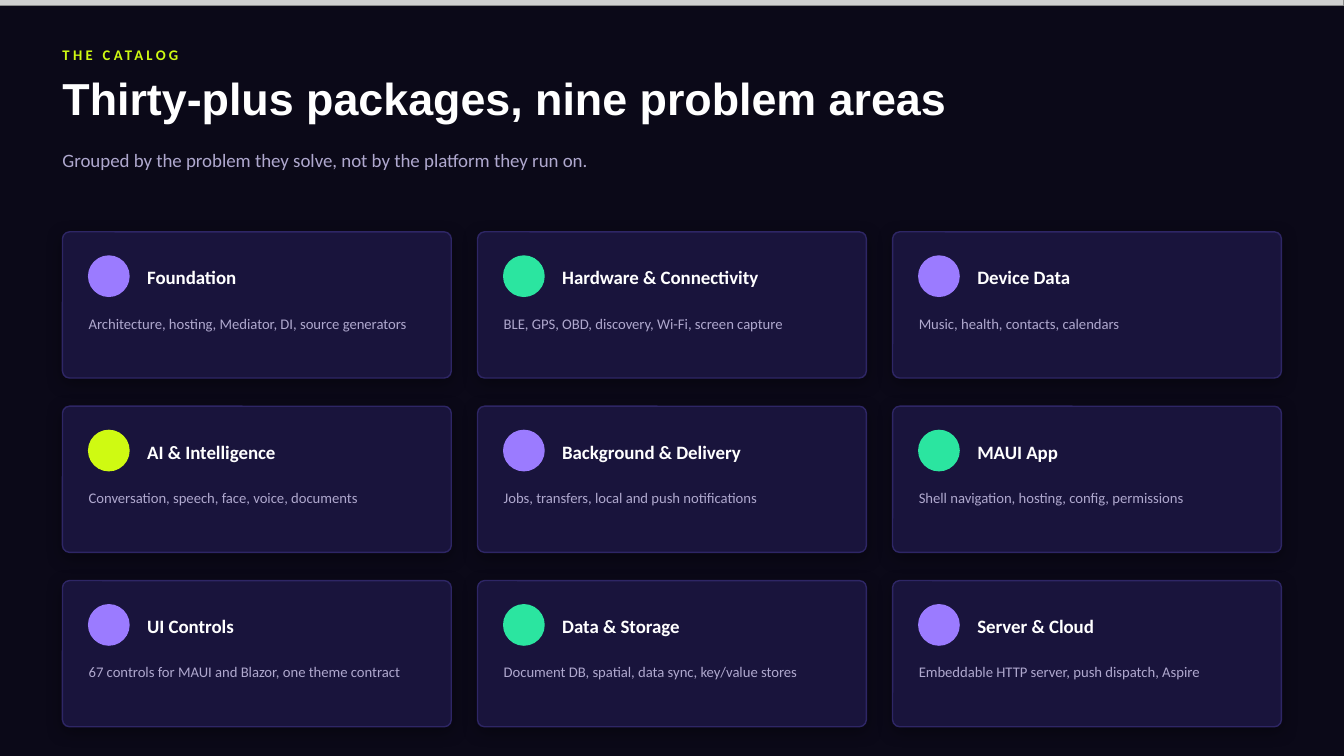
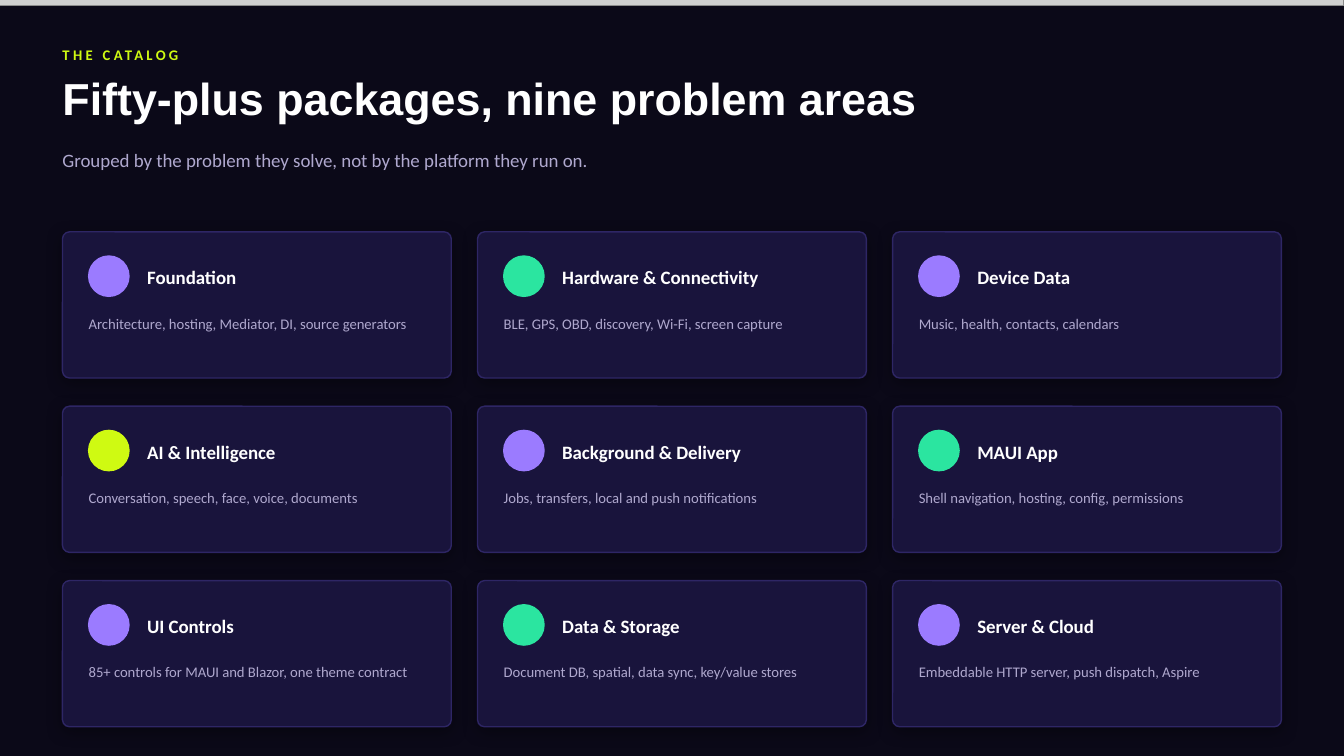
Before and after one commit to shinyorg/documentation, a slide deck: slide 3 of presentations/Shiny.NET-Overview.pptx. Drawn at 1344x756 pixels with LibreOffice and Linux fonts; fonts in the diff are those of the drawing; grey boxes stand for pictures; background and template pictures are left out. Boxes give left, top, right and bottom in pixels: in the first picture for what was removed or moved away, otherwise in the second. Text is boxed around its words. In the diff, an @@ line names an element or a change of style, - is before the commit and + after.

```diff
--- a/presentations/Shiny.NET-Overview.pptx
+++ b/presentations/Shiny.NET-Overview.pptx
@@ text at <box>62,82,916,124</box>: text changed @@
-Thirty-plus packages, nine problem areas
+Fifty-plus packages, nine problem areas
@@ text at <box>89,667,407,679</box>: text changed @@
-67 controls for MAUI and Blazor, one theme contract
+85+ controls for MAUI and Blazor, one theme contract
```
Also in this commit, not shown: 4 other slides changed, 37 other files.
